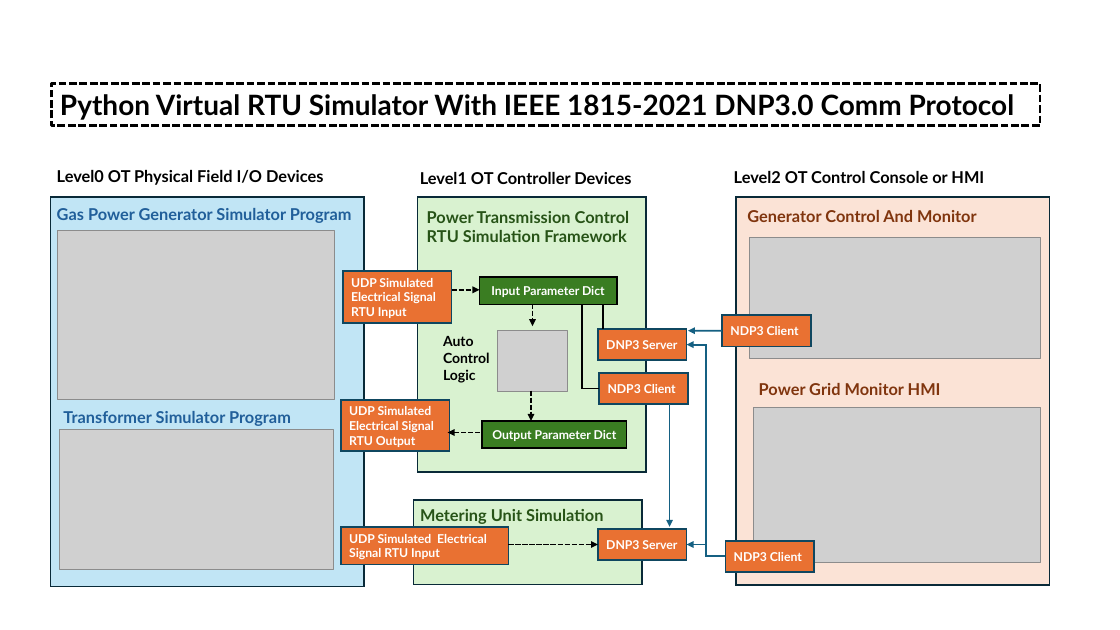
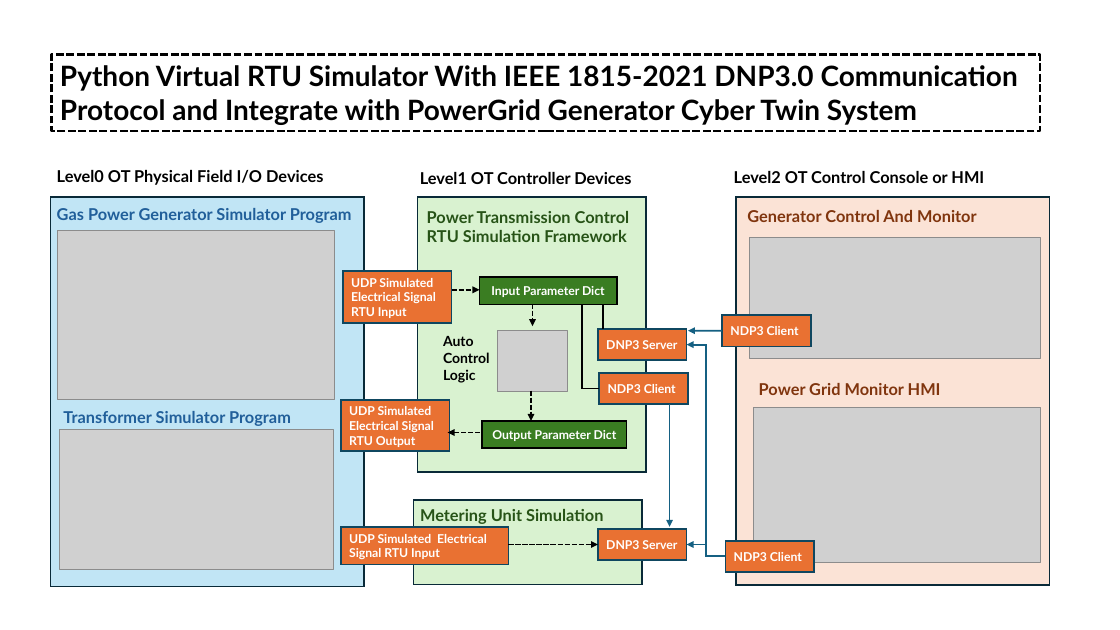
Before and after one commit to LiuYuancheng/PLC_and_RTU_Simulator, a slide deck: slide 1 of DNP3_PLC_Simulator/doc/img/designDoc.pptx. Drawn at 1120x630 pixels with LibreOffice and Linux fonts; fonts in the diff are those of the drawing; grey boxes stand for pictures. Boxes give left, top, right and bottom in pixels: in the first picture for what was removed or moved away, otherwise in the second. Text is boxed around its words. In the diff, an @@ line names an element or a change of style, - is before the commit and + after.

```diff
--- a/DNP3_PLC_Simulator/doc/img/designDoc.pptx
+++ b/DNP3_PLC_Simulator/doc/img/designDoc.pptx
@@ rectangle "Python Virtual RTU Simulator With ..." resized from (x1=52, y1=83, x2=1041, y2=125) to (x1=52, y1=55, x2=1041, y2=131) @@
@@ text in rectangle at (x1=60, y1=65, x2=1018, y2=125): text changed @@
-Python Virtual RTU Simulator With IEEE 1815-2021 DNP3.0 Comm Protocol
+Python Virtual RTU Simulator With IEEE 1815-2021 DNP3.0 Communication Protocol and Integrate with PowerGrid Generator Cyber Twin System
```
Also in this commit, not shown: 2 other files.
